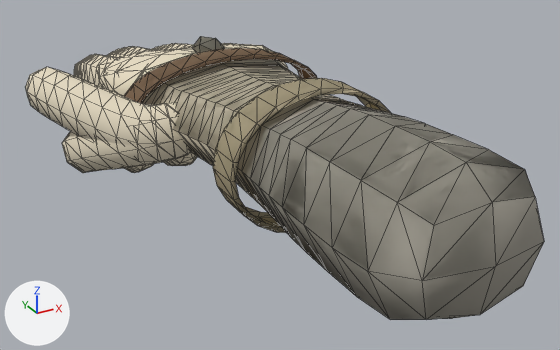
The glTF model public/models/hands/glove-t0.glb as it was, and as the next commit left it.
Rendered twice from a 50 mm camera at (-0.135, -0.25, 0.107) aimed at (0.006, 0.007, -0.022). The lights are fixed; the arrows at lower left show +X, +Y and +Z. The picture after the commit comes second. Mesh edges are drawn as thin lines. Vertices at exactly the same position are counted once.

The first picture shows 'glove_fist', 'glove_open'.
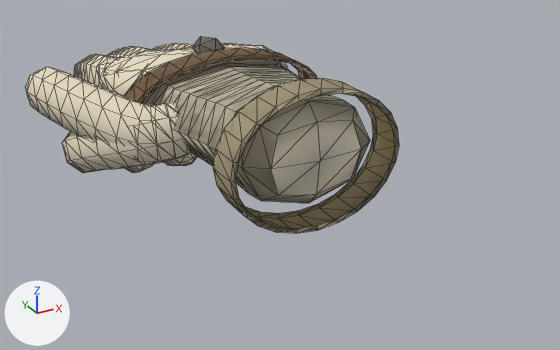
Where the change shows, as pixel boxes [x1, y1, x2, y2] in the pictures (560 x 350 px):
'glove_fist', reshaped (30% narrower, 31% shorter)
    before: [62, 36, 542, 320]
    after: [62, 36, 399, 233]
'glove_open', reshaped
    before: [25, 43, 544, 320]
    after: [25, 43, 361, 203]
part 1 of me_glove_fist, cut back
    before: [208, 85, 542, 320]
    after: [208, 86, 370, 203]
part 2 of me_glove_open, cut back
    before: [304, 162, 544, 320]
    after: [237, 97, 361, 203]

Patch to the scene script:
```diff
--- a/public/models/hands/glove-t0.glb.py
+++ b/public/models/hands/glove-t0.glb.py
@@ me_glove_fist @@
 # used by ob_glove_fist; location = (0.0, 0.0, 0.0)
-me_glove_fist.from_pydata(...)  # 961 vertices, 1802 faces; spans x -0.067..0.048, y -0.122..0.114, z -0.042..0.028
+me_glove_fist.from_pydata(...)  # 897 vertices, 1674 faces; spans x -0.067..0.048, y -0.035..0.114, z -0.042..0.027
+# me_glove_fist part 1
+# 70 vertices are removed from x -0.032..0.032, y -0.122..-0.029, z -0.023..0.028
+# 149 faces are deleted
+# 6 vertices in x -0.028..0.028, y -0.016..-0.014, z -0.02..0.021 move by (0.0, -0.003, 0.0)
+# 6 vertices in x -0.028..0.02, y -0.016..-0.007, z -0.019..0.02 move by (0.0, -0.002, 0.0)
+# 3 vertices in x -0.02..0.028, y -0.008..-0.007, z -0.014..0.015 move by (0.0, -0.001, 0.0)
+# 12 vertices move from x -0.029..0.028, y -0.031..-0.014, z -0.02..0.022 to x -0.027..0.027, y -0.033..-0.018, z -0.019..0.02
+# 6 vertices are added at (0.015, -0.031, 0.012), (-0.015, -0.031, 0.012), (-0.015, -0.032, -0.01), (0.015, -0.032, -0.01), (0.019, -0.032, 0.001), (0.0, -0.035, 0.001)
+# 21 new faces join them
 me_glove_fist.materials.append(mat_glove_t0_cloth)
@@ me_glove_open @@
 # used by ob_glove_open; location = (0.0, 0.0, 0.0)
-me_glove_open.from_pydata(...)  # 926 vertices, 1744 faces; spans x -0.077..0.048, y -0.122..0.174, z -0.027..0.028
+me_glove_open.from_pydata(...)  # 862 vertices, 1616 faces; spans x -0.077..0.048, y -0.035..0.174, z -0.027..0.027
+# me_glove_open part 2
+# 70 vertices are removed from x -0.032..0.032, y -0.122..-0.029, z -0.023..0.028
+# 149 faces are deleted
+# 6 vertices in x -0.028..0.028, y -0.016..-0.014, z -0.02..0.021 move by (0.0, -0.003, 0.0)
+# 6 vertices in x -0.028..0.02, y -0.016..-0.007, z -0.019..0.02 move by (0.0, -0.002, 0.0)
+# 3 vertices in x -0.02..0.028, y -0.008..-0.007, z -0.014..0.015 move by (0.0, -0.001, 0.0)
+# 12 vertices move from x -0.029..0.028, y -0.031..-0.014, z -0.02..0.022 to x -0.027..0.027, y -0.033..-0.018, z -0.019..0.02
+# 6 vertices are added at (0.015, -0.031, 0.012), (-0.015, -0.031, 0.012), (-0.015, -0.032, -0.01), (0.015, -0.032, -0.01), (0.019, -0.032, 0.001), (0.0, -0.035, 0.001)
+# 21 new faces join them
 me_glove_open.materials.append(mat_glove_t0_cloth)
```
